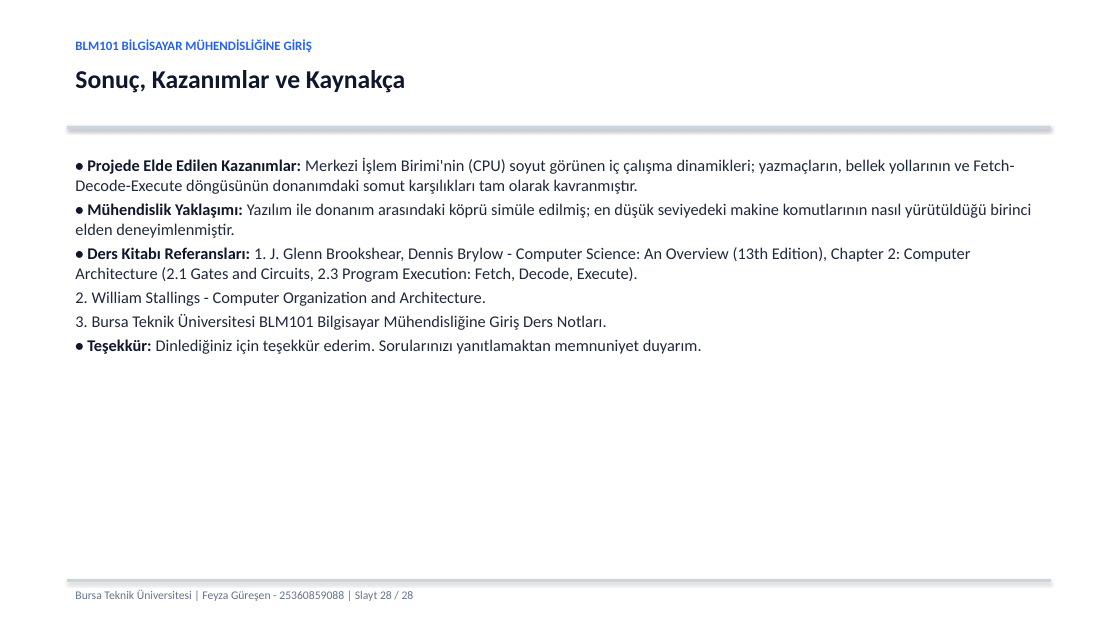
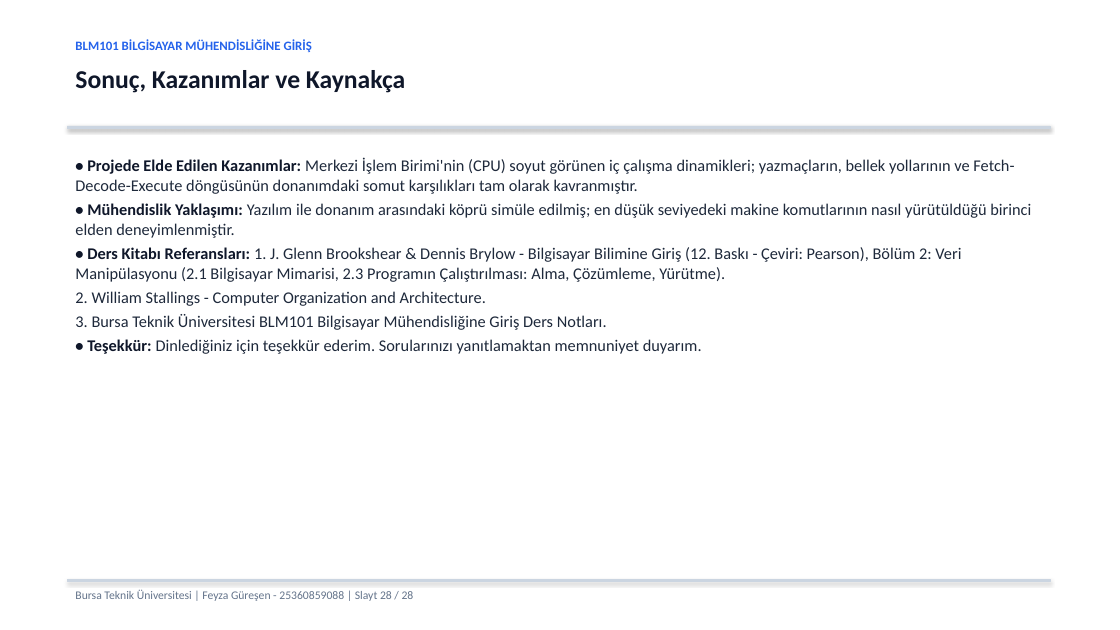
Before and after one commit to feyzaguresen/BLM101_25360859088_FeyzaGuresen, a slide deck: slide 28 of sunum.pptx. Drawn at 1120x630 pixels with LibreOffice and Linux fonts; fonts in the diff are those of the drawing. Boxes give left, top, right and bottom in pixels: in the first picture for what was removed or moved away, otherwise in the second. Text is boxed around its words. In the diff, an @@ line names an element or a change of style, - is before the commit and + after.

```diff
--- a/sunum.pptx
+++ b/sunum.pptx
@@ text at (x1=75, y1=247, x2=961, y2=330): text changed @@
-• Ders Kitabı Referansları: 1. J. Glenn Brookshear, Dennis Brylow - Computer Science: An Overview (13th Edition), Chapter 2: Computer Architecture (2.1 Gates and Circuits, 2.3 Program Execution: Fetch, Decode, Execute).
-2. William Stallings - Computer Organization and Architecture.
-3. Bursa Teknik Üniversitesi BLM101 Bilgisayar Mühendisliğine Giriş Ders Notları.
+• Ders Kitabı Referansları: 1. J. Glenn Brookshear & Dennis Brylow - Bilgisayar Bilimine Giriş (12. Baskı - Çeviri: Pearson), Bölüm 2: Veri Manipülasyonu (2.1 Bilgisayar Mimarisi, 2.3 Programın Çalıştırılması: Alma, Çözümleme, Yürütme).
+2. William Stallings - Computer Organization and Architecture.
+3. Bursa Teknik Üniversitesi BLM101 Bilgisayar Mühendisliğine Giriş Ders Notları.
```
Also in this commit, not shown: 12 other slides changed, 3 other files.
